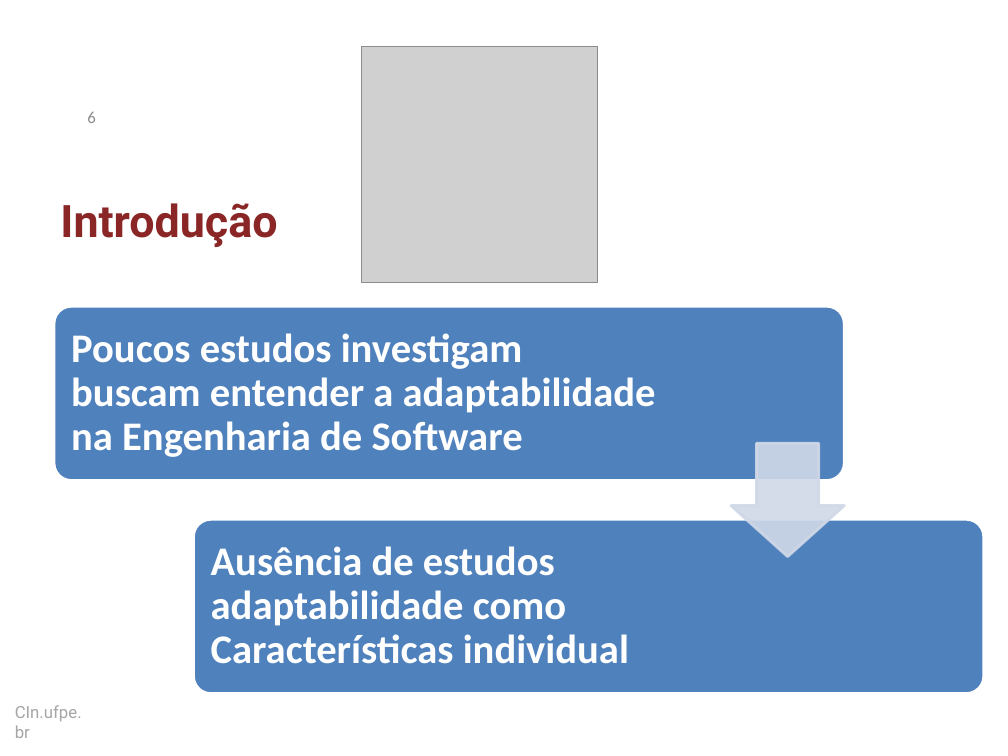
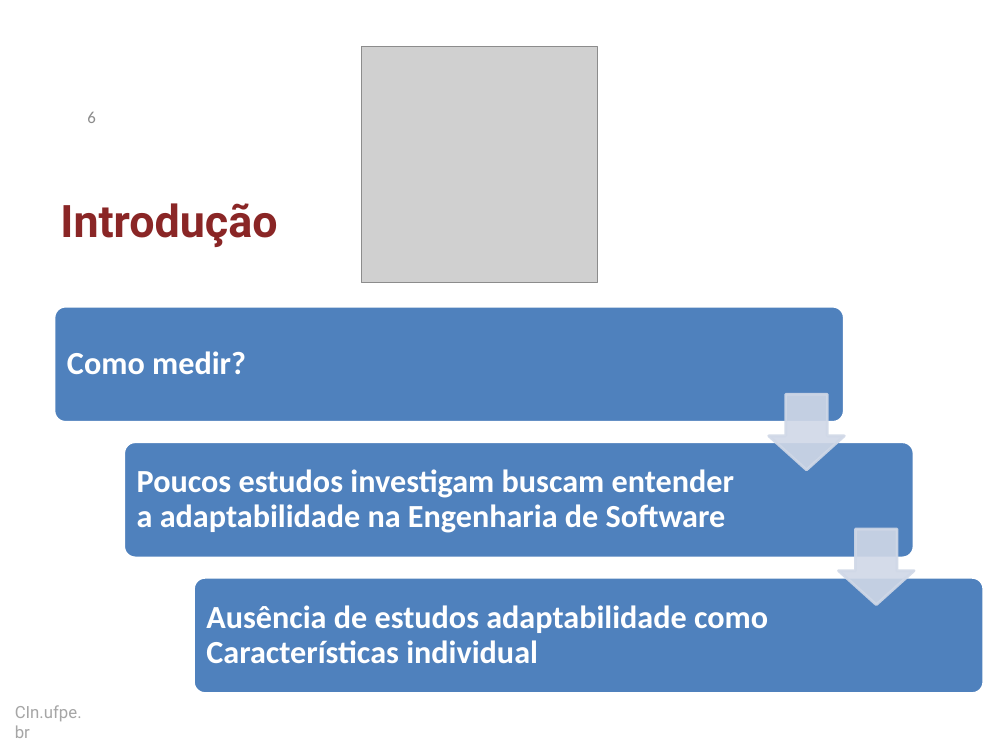
Before and after one commit to dan1lo/doutoradoR, a slide deck: slide 6 of apresentacao doutorado simplificado.pptx. Drawn at 1008x756 pixels with LibreOffice and Linux fonts; fonts in the diff are those of the drawing; grey boxes stand for pictures; background and template pictures are left out. Boxes give left, top, right and bottom in pixels: in the first picture for what was removed or moved away, otherwise in the second. Text is boxed around its words. In the diff, an @@ line names an element or a change of style, - is before the commit and + after.

```diff
--- a/apresentacao doutorado simplificado.pptx
+++ b/apresentacao doutorado simplificado.pptx
@@ rounded rectangle: place and size @@
-rounded rectangle at box(54, 306, 845, 481)
+rounded rectangle at box(54, 306, 845, 422)
@@ text added at box(67, 351, 246, 374), 23 pt, text #FFFFFF, bold @@
+Como medir?
@@ down arrow: place and size @@
-down arrow at box(731, 444, 844, 556)
+down arrow at box(769, 394, 845, 470)
@@ rounded rectangle added at box(124, 442, 914, 557), fill #4F81BD, outline #FFFFFF 2 pt @@
@@ text "Poucos estudos investigam buscam entender ..." at box(137, 469, 734, 533): size 29 to 23 pt; less space between paragraphs @@
@@ text "Poucos estudos investigam buscam entender ...": place and size @@
-text "Poucos estudos investigam buscam entender ..." at box(71, 333, 656, 457)
+text "Poucos estudos investigam buscam entender ..." at box(137, 469, 734, 533)
@@ down arrow added at box(839, 529, 914, 605), fill #D0D8E8 at 90% opacity, outline #D0D8E8 2 pt @@
@@ rounded rectangle: place and size @@
-rounded rectangle at box(194, 519, 984, 694)
+rounded rectangle at box(194, 578, 984, 694)
@@ text "Ausência de estudos adaptabilidade como ...": place and size @@
-text "Ausência de estudos adaptabilidade como ..." at box(211, 546, 629, 664)
+text "Ausência de estudos adaptabilidade como ..." at box(206, 605, 768, 663)
@@ text "Ausência de estudos adaptabilidade como ..." at box(206, 605, 768, 663): size 29 to 23 pt; less space between paragraphs @@
```
Also in this commit, not shown: 6 other slides changed, 2 slides added, 5 slides removed, 1 other file.
